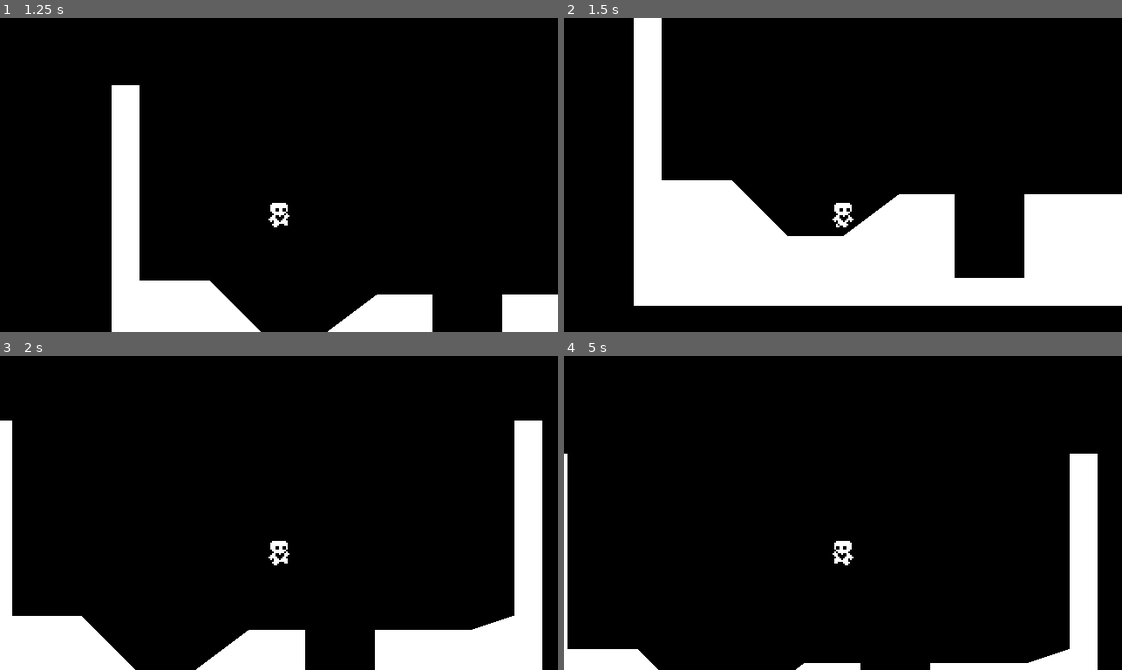
Above: before the commit, frames 1-4 (two rows, left to right).
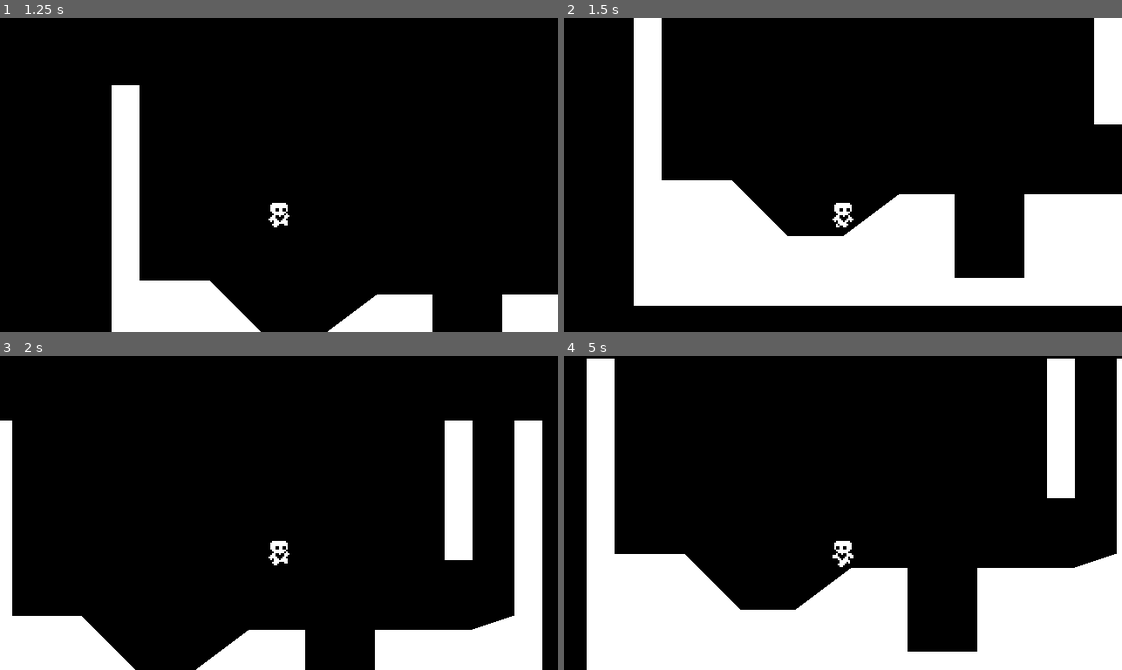
Above: after the commit, the same moments.

Repository: brunobmello25/godot-heart-platformer
Game: Godot game, scene res://scenes/world/world.tscn
The game is run twice, just before and just after one commit, with the same random seed, the same clock (stepped at 60 frames per second) and the same inputs.
Inputs:
- Up to frame 1 (1.25 s): tap Enter at 0.5 s; hold Right (move_right) from 0.53 s (still down); tap Space (jump) at 0.6, 0.77, 1.07 s
- Up to frame 2 (1.5 s): keep holding Right (move_right); tap Space (jump) at 1.35 s
- Up to frame 3 (2 s): keep holding Right (move_right); tap Space (jump) at 1.52, 1.82 s
- Up to frame 4 (5 s): release Right (move_right) at 2.03 s; hold Left (move_left) 2.03-2.78 s; tap Space (jump) at 2.1, 2.85, 3.02, 3.32, 3.6, 3.77, 4.07, 4.35, 4.52, 4.82 s; hold Right (move_right) 2.78-4.28 s; hold Left (move_left) from 4.28 s (still down)

Frame 1 is identical in both runs. In frame 2, 1.7% of the frame differs, in the area x 95-100%, y 0-34%; in frame 3, 2.2%; in frame 4, 31%, in the area x 0-100%, y 0-100%.

Commit message:
wall jump tweaks

Diff:
--- a/project.godot
+++ b/project.godot
@@ -30,20 +30,16 @@
 move_left={
 "deadzone": 0.5,
 "events": [Object(InputEventKey,"resource_local_to_scene":false,"resource_name":"","device":-1,"window_id":0,"alt_press …(182 unchanged characters)…
-, Object(InputEventKey,"resource_local_to_scene":false,"resource_name":"","device":-1,"window_id":0,"alt_pressed":false,"shift_pressed":false,"ctrl_pressed":false,"meta_pressed":false,"pressed":false,"keycode":0,"physical_keycode":65,"key_label":0,"unicode":97,"echo":false,"script":null)
 ]
 }
 move_right={
 "deadzone": 0.5,
 "events": [Object(InputEventKey,"resource_local_to_scene":false,"resource_name":"","device":-1,"window_id":0,"alt_press …(182 unchanged characters)…
-, Object(InputEventKey,"resource_local_to_scene":false,"resource_name":"","device":-1,"window_id":0,"alt_pressed":false,"shift_pressed":false,"ctrl_pressed":false,"meta_pressed":false,"pressed":false,"keycode":0,"physical_keycode":68,"key_label":0,"unicode":100,"echo":false,"script":null)
 ]
 }
 jump={
 "deadzone": 0.5,
 "events": [Object(InputEventKey,"resource_local_to_scene":false,"resource_name":"","device":-1,"window_id":0,"alt_pressed":false,"shift_pressed":false,"ctrl_pressed":false,"meta_pressed":false,"pressed":false,"keycode":0,"physical_keycode":32,"key_label":0,"unicode":32,"echo":false,"script":null)
-, Object(InputEventKey,"resource_local_to_scene":false,"resource_name":"","device":-1,"window_id":0,"alt_pressed":false,"shift_pressed":false,"ctrl_pressed":false,"meta_pressed":false,"pressed":false,"keycode":0,"physical_keycode":87,"key_label":0,"unicode":119,"echo":false,"script":null)
-, Object(InputEventKey,"resource_local_to_scene":false,"resource_name":"","device":-1,"window_id":0,"alt_pressed":false,"shift_pressed":false,"ctrl_pressed":false,"meta_pressed":false,"pressed":false,"keycode":0,"physical_keycode":4194320,"key_label":0,"unicode":0,"echo":false,"script":null)
 ]
 }
 
--- a/scenes/player/player.gd
+++ b/scenes/player/player.gd
@@ -9,17 +9,20 @@
 @onready var coyote_timer = $CoytoteJumpTimer
 
 var can_air_jump = false
+var just_wall_jumped = false
 
 
 func _physics_process(delta: float):
+	var input_axis = Input.get_axis("move_left", "move_right")
+
 	apply_gravity(delta)
 
+	handle_wall_jump()
 	handle_jump()
-	handle_wall_jump()
 
-	var input_axis = Input.get_axis("move_left", "move_right")
 	handle_acceleration(input_axis, delta)
 	handle_air_acceleration(input_axis, delta)
+
 	apply_friction(input_axis, delta)
 	apply_air_resistance(input_axis, delta)
 
@@ -28,6 +31,8 @@
 	var was_on_floor = is_on_floor()
 	move_and_slide()
 	handle_coyote_jump_timer(was_on_floor)
+
+	just_wall_jumped = false
 
 
 func apply_gravity(delta: float):
@@ -42,16 +47,14 @@
 
 
 func handle_wall_jump():
-	if not is_on_wall():
+	if not is_on_wall_only():
 		return
 	var wall_normal = get_wall_normal()
 
-	if (
-		(Input.is_action_just_pressed("move_left") and wall_normal == Vector2.LEFT)
-		or (Input.is_action_just_pressed("move_right") and wall_normal == Vector2.RIGHT)
-	):
-		velocity.x = wall_normal.x * movement_data.speed * movement_data.wall_jump_factor
-		velocity.y = movement_data.jump_velocity * movement_data.wall_jump_factor
+	if Input.is_action_just_pressed("jump"):
+		velocity.x = wall_normal.x * movement_data.speed
+		velocity.y = movement_data.jump_velocity
+		just_wall_jumped = true
 
 
 func handle_jump():
@@ -64,7 +67,7 @@
 	if not is_on_floor():
 		if Input.is_action_just_released("jump") and velocity.y < movement_data.jump_velocity / 2:
 			velocity.y = movement_data.jump_velocity / 2
-		if Input.is_action_just_pressed("jump") and can_air_jump:
+		if Input.is_action_just_pressed("jump") and can_air_jump and not just_wall_jumped:
 			velocity.y = movement_data.jump_velocity * movement_data.air_jump_factor
 			can_air_jump = false
 
--- a/scenes/world/world.tscn
+++ b/scenes/world/world.tscn
@@ -1,7 +1,10 @@
-[gd_scene load_steps=3 format=3 uid="uid://bd1n80fkoedpm"]
+[gd_scene load_steps=4 format=3 uid="uid://bd1n80fkoedpm"]
 
 [ext_resource type="Script" path="res://scenes/world/world.gd" id="1_776ee"]
 [ext_resource type="PackedScene" uid="uid://dkdg8xdl40pyx" path="res://scenes/player/player.tscn" id="2_m438u"]
+
+[sub_resource type="RectangleShape2D" id="RectangleShape2D_m8yyg"]
+size = Vector2(16, 80)
 
 [node name="World" type="Node2D"]
 script = ExtResource("1_776ee")
@@ -15,3 +18,14 @@
 
 [node name="Player" parent="." instance=ExtResource("2_m438u")]
 position = Vector2(32, 96)
+
+[node name="StaticBody2D2" type="StaticBody2D" parent="."]
+
+[node name="CollisionShape2D" type="CollisionShape2D" parent="StaticBody2D2"]
+position = Vector2(272, 40)
+shape = SubResource("RectangleShape2D_m8yyg")
+
+[node name="ColorRect" type="ColorRect" parent="StaticBody2D2"]
+offset_left = 264.0
+offset_right = 280.0
+offset_bottom = 80.0
